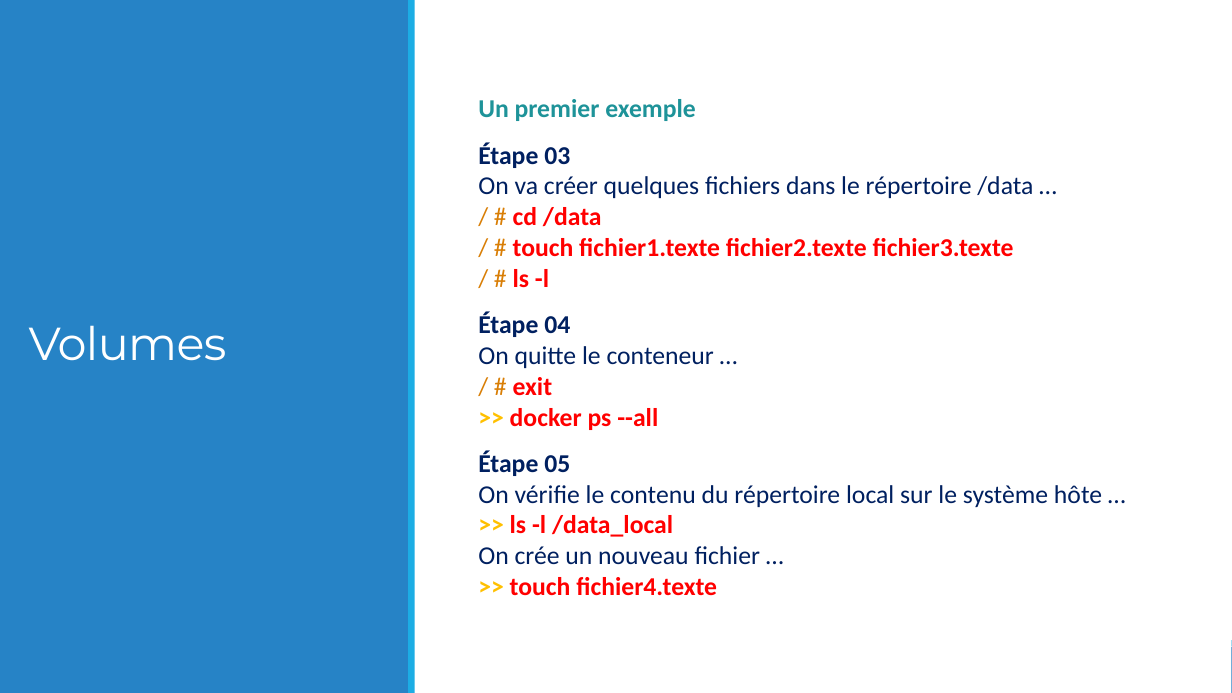
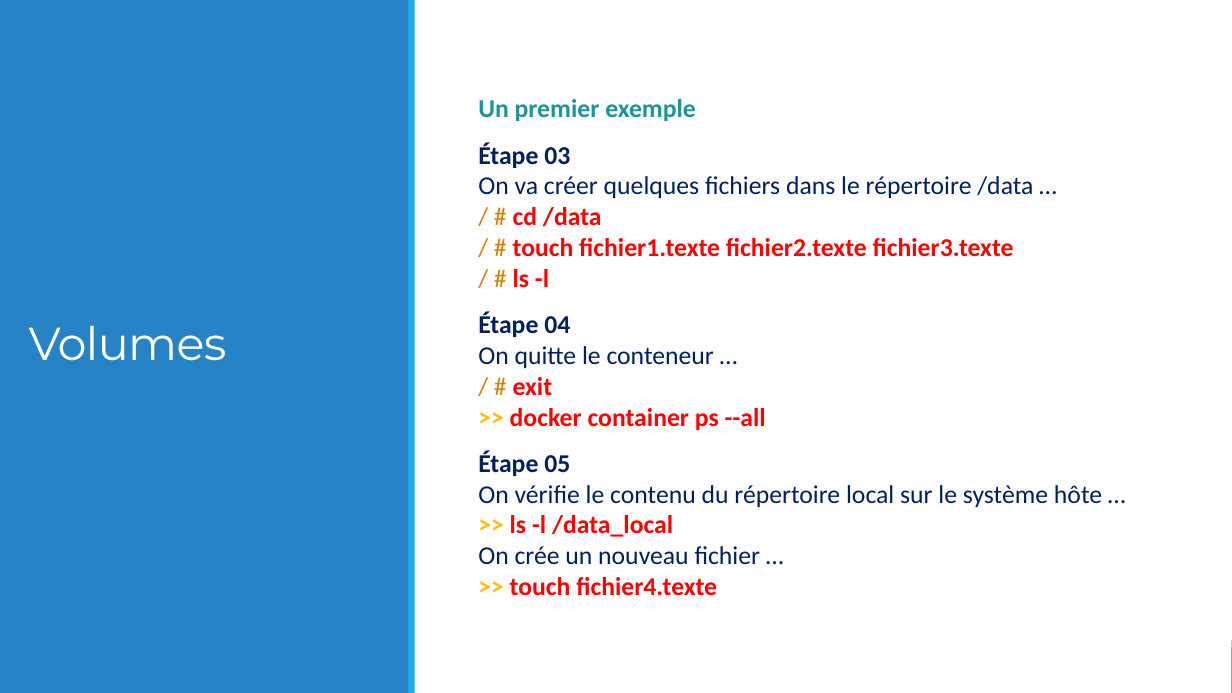
Before and after one commit to lcsavard/docker, a slide deck: slide 15 of Docker (Module 03).pptx. Drawn at 1232x693 pixels with LibreOffice and Linux fonts; fonts in the diff are those of the drawing. Boxes give left, top, right and bottom in pixels: in the first picture for what was removed or moved away, otherwise in the second. Text is boxed around its words. In the diff, an @@ line names an element or a change of style, - is before the commit and + after.

```diff
--- a/Docker (Module 03).pptx
+++ b/Docker (Module 03).pptx
@@ text at [478, 312, 766, 430]: text changed @@
-Étape 04
-On quitte le conteneur …
-/ # exit
->> docker ps --all
+Étape 04
+On quitte le conteneur …
+/ # exit
+>> docker container ps --all
```
Also in this commit, not shown: 5 other slides changed, 1 slide removed, 2 other files.
